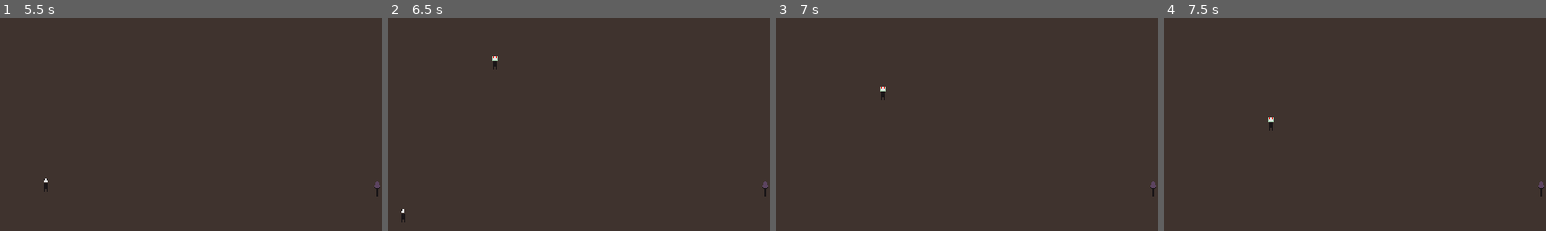
Above: before the commit, frames 1-4 (left to right).
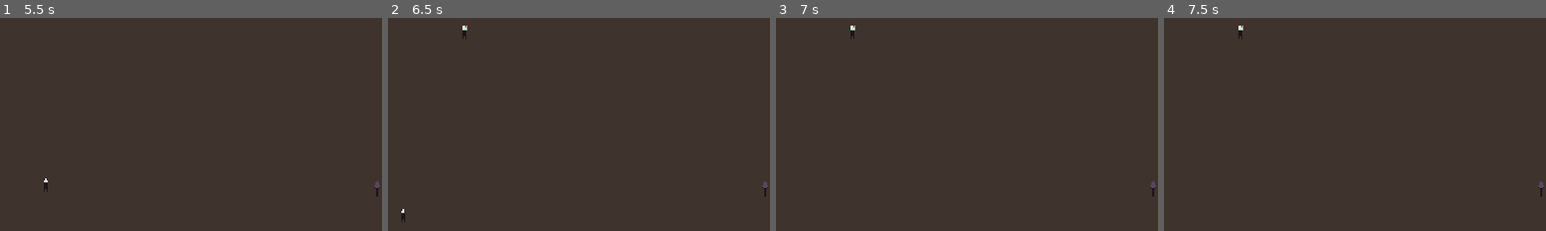
Above: after the commit, the same moments.

Repository: Academia-Team/Academia-Fall-of-the-Citadel
Game: Godot game, scene res://scene/intro.tscn
Two runs of this game, one before a commit and one after it. Both use one fixed random seed, a clock stepped at 60 frames per second and the inputs below.
Inputs (mouse positions are % of the whole screen's width and height, from its top left):
- Up to frame 1 (5.5 s): tap Enter at 0.5, 2, 4.25 s; move the mouse to (72, 45) at 0.52 s; hold N (move_down_right) 0.53-1.28 s; tap Space (action) at 0.6, 1.25, 2.1, 3.5, 3.6, 5, 5.1 s; click (72, 45) at 0.67 s; move the mouse to (30, 55) at 1.27 s; hold Down (move_down) 1.28-2.03 s; tap Ctrl (stay) at 1.35, 2.85, 4.35 s; move the mouse to (60, 28) at 2.02 s; hold N (move_down_right) 2.03-2.78 s; move the mouse to (45, 70) at 2.77 s; hold Up (move_up) 2.78-3.53 s; click (45, 70) at 2.92 s; move the mouse to (80, 65) at 3.52 s; hold B (move_down_left) 3.53-5.03 s; move the mouse to (20, 35) at 4.27 s; move the mouse to (55, 50) at 5.02 s; hold Down (move_down) from 5.03 s (still down); click (55, 50) at 5.17 s
- Up to frame 2 (6.5 s): move the mouse to (35, 24) at 5.77 s; release Down (move_down) at 5.78 s; hold N (move_down_right) from 5.78 s (still down); tap Ctrl (stay) at 5.85 s
- Up to frame 3 (7 s): move the mouse to (72, 45) at 6.52 s; release N (move_down_right) at 6.53 s; hold Up (move_up) from 6.53 s (still down); tap Space (action) at 6.6 s
- Up to frame 4 (7.5 s): move the mouse to (30, 55) at 7.27 s; release Up (move_up) at 7.28 s; hold N (move_down_right) from 7.28 s (still down); tap Ctrl (stay) at 7.35 s; click (30, 55) at 7.42 s
The pictures show only the part of the screen within x 0-50%, y 22-72%; the shares and areas given below are measured in that part.

Frame 1 is identical in both runs. In frame 2, 0.1% of the frame differs, in the area x 19-29%, y 3-25%; in frame 3, 0.1%; in frame 4, 0.1%.

Commit message:
Fix get_cardinal_dir_facing()
Still very buggy.

Diff:
--- a/class/direction.gd
+++ b/class/direction.gd
@@ -115,17 +115,18 @@
 	return pos
 
 static func get_cardinal_dir_facing(pos_to_face, pos):
-	if abs(pos.x - pos_to_face.x) < abs(pos.y - pos_to_face.y):
-		if (pos.x - pos_to_face.x):
+	if abs(pos.x - pos_to_face.x) < abs(pos.y - pos_to_face.y) and (pos.x - pos_to_face.x) != 0:
+		if (pos.x - pos_to_face.x) >= 0:
+			return WEST
+		else:
+			return EAST
+	elif (pos.y - pos_to_face.y) != 0:
+		if (pos.y - pos_to_face.y) >= 0:
+			return NORTH
+		else:
 			return SOUTH
-		else:
-			return NORTH
 	else:
-		if (pos.y - pos_to_face.y):
-			if (pos.y - pos_to_face.y) >= 0:
-				return WEST
-			else:
-				return EAST
+		return null
 
 static func rel_pos_to_dir(pos):
 	return combine_dir(_get_horz_dir_from_pos(pos), _get_vert_dir_from_pos(pos))
